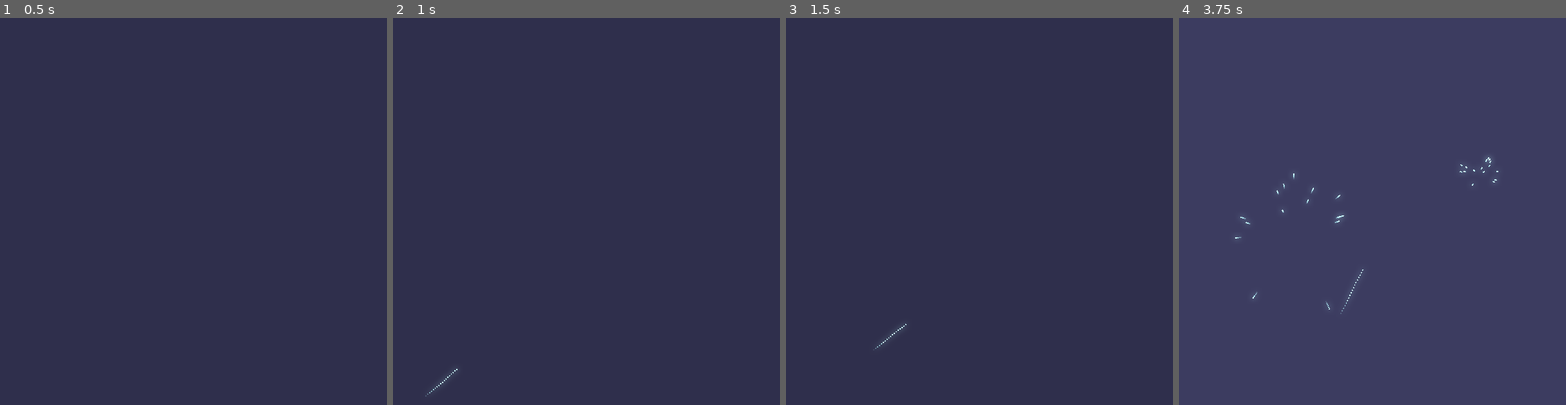
Above: before the commit, frames 1-4 (left to right).
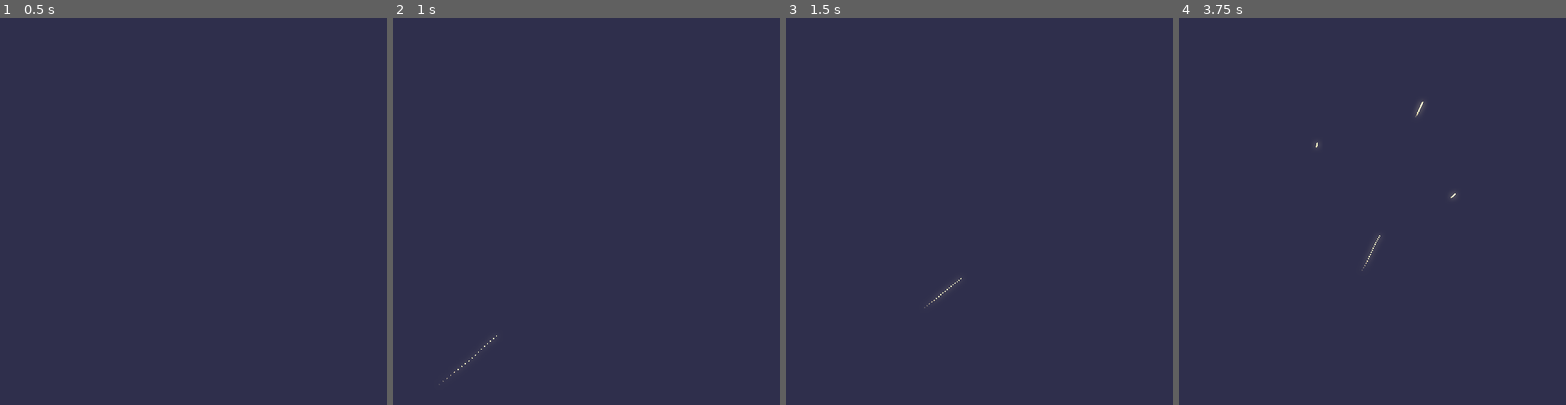
Above: after the commit, the same moments.

Repository: TripleCubes/AnimeSketch2023sSketchtoberDay19th
Game: Godot game, scene res://Scenes/main.tscn
The game is run twice, just before and just after one commit, with the same random seed, the same clock (stepped at 60 frames per second) and the same inputs.
Inputs (mouse positions are in pixels of both pictures, inside the frame that each line leads up to):
- Up to frame 1 (0.5 s): no input
- Up to frame 2 (1 s): tap Enter at 0.5 s; move the mouse to (671, 192) at 0.52 s; click (671, 192) at 0.6 s
- Up to frame 3 (1.5 s): move the mouse to (902, 230) at 1.27 s; tap 2 (KEY_2) at 1.35 s
- Up to frame 4 (3.75 s): click (1295, 230) at 1.55 s; move the mouse to (1411, 126) at 2.02 s; click (1411, 126) at 2.1 s; move the mouse to (1353, 288) at 2.77 s; click (1353, 288) at 2.85 s; move the mouse to (1488, 269) at 3.52 s; tap 2 (KEY_2) at 3.6 s

Frame 1 is identical in both runs. In frame 2, less than 0.1% of the frame differs, in the area x 8-27%, y 82-98%; in frame 3, less than 0.1%; in frame 4, 1.3%, in the area x 13-84%, y 21-77%.

Commit message:
Add gravity to depth 0 fireworks

Diff:
--- a/Fireworks/Scripts/Fireworks/firework_0.gd
+++ b/Fireworks/Scripts/Fireworks/firework_0.gd
@@ -15,7 +15,8 @@
 		dir = GF.rnd_dir_bias_up()
 
 	var firework: = BaseFirework.create(pos, dir, randf_range(200, 350), Color(1, 1, 1),
-										depth, exist_for_msec, randf_range(150, 350), randf_range(0.1, 0.5), 1.5,
+										depth, exist_for_msec, randf_range(Consts.MAX_FIREWORK_H, Consts.MIN_FIREWORK_H),
+										randf_range(0.1, 0.5), 1.5,
 										5,
 										Firework_0._firework_draw, Firework_0._firework_update)
 
@@ -29,7 +30,12 @@
 									Color(firework.color.r, firework.color.g, firework.color.b, opacity))
 
 static func _firework_update(_delta: float, firework: Dictionary) -> void:
-	firework.pos += firework.dir * _delta * firework.speed
+	var speed_mul: float = 1
+
+	if firework.depth == 0:
+		speed_mul = ((firework.pos.y - firework.pop_h) / 300) * 2 + 0.1
+
+	firework.pos += firework.dir * _delta * firework.speed * speed_mul
 
 	if firework.depth >= 1:
 		firework.pos += Vector2(0, firework.gravity * (float(Time.get_ticks_msec()) - firework.created_at_msec)) * _delta
@@ -37,7 +43,7 @@
 	if firework.depth == 0:
 		var angle: float = firework.pos.angle_to_point(firework.pos + firework.dir) + PI/2
 		var time: = float(Time.get_ticks_msec()) / 100
-		var wave: float = sin(time) * sin(time/2 + 0.5) * cos(time/3 + time) * 1.25
+		var wave: float = sin(time) * sin(time/2 + 0.5) * cos(time/3 + time) * 1.25 * speed_mul
 		firework.actual_pos = firework.pos + Vector2(wave, 0).rotated(angle)
 	else:
 		firework.actual_pos = firework.pos
--- a/Fireworks/Scripts/Fireworks/firework_1.gd
+++ b/Fireworks/Scripts/Fireworks/firework_1.gd
@@ -18,7 +18,8 @@
 		pos = in_pos_dir + dir * randf_range(10, 80)
 
 	var firework: = BaseFirework.create(pos, dir, speed, Color("FFEBA3"),
-										depth, exist_for_msec, randf_range(150, 350), randf_range(0.01, 0.05), 1,
+										depth, exist_for_msec, randf_range(Consts.MAX_FIREWORK_H, Consts.MIN_FIREWORK_H),
+										randf_range(0.01, 0.05), 1,
 										5,
 										Firework_1._firework_draw, Firework_1._firework_update)
 
@@ -35,8 +36,13 @@
 									Color(firework.color.r, firework.color.g, firework.color.b, opacity))
 
 static func _firework_update(_delta: float, firework: Dictionary) -> void:
+	var speed_mul: float = 1
+
+	if firework.depth == 0:
+		speed_mul = ((firework.pos.y - firework.pop_h) / 300) * 2 + 0.1
+
 	if firework.depth != 0 or firework.pos.y > firework.pop_h:
-		firework.pos += firework.dir * _delta * firework.speed
+		firework.pos += firework.dir * _delta * firework.speed * speed_mul
 
 	if firework.depth >= 1:
 		firework.pos += Vector2(0, firework.gravity * (float(Time.get_ticks_msec()) - firework.created_at_msec)) * _delta
@@ -44,7 +50,7 @@
 	if firework.depth == 0:
 		var angle: float = firework.pos.angle_to_point(firework.pos + firework.dir) + PI/2
 		var time: = float(Time.get_ticks_msec()) / 100
-		var wave: float = sin(time) * sin(time/2 + 0.5) * cos(time/3 + time) * 1.25
+		var wave: float = sin(time) * sin(time/2 + 0.5) * cos(time/3 + time) * 1.25 * speed_mul
 		firework.actual_pos = firework.pos + Vector2(wave, 0).rotated(angle)
 	else:
 		firework.actual_pos = firework.pos
@@ -70,7 +76,7 @@
 		firework.trail_created += 1
 
 static func _pop_firework(firework: Dictionary) -> void:
-	GF.wait(0.6, func():
+	GF.wait(0.5, func():
 		for i in randf_range(14, 20):
 			create_and_add(firework.depth + 1, firework.pos, randf_range(1000, 1500))
 
--- a/Fireworks/Scripts/Fireworks/firework_2.gd
+++ b/Fireworks/Scripts/Fireworks/firework_2.gd
@@ -18,7 +18,8 @@
 		pos = in_pos_dir + dir * randf_range(5, 30)
 
 	var firework: = BaseFirework.create(pos, dir, speed, Color("B2FFF2"),
-										depth, exist_for_msec, randf_range(150, 350), randf_range(0.01, 0.06), 1,
+										depth, exist_for_msec, randf_range(Consts.MAX_FIREWORK_H, Consts.MIN_FIREWORK_H),
+										randf_range(0.01, 0.06), 1,
 										5,
 										Firework_2._firework_draw, Firework_2._firework_update)
 
@@ -35,8 +36,13 @@
 									Color(firework.color.r, firework.color.g, firework.color.b, opacity))
 
 static func _firework_update(_delta: float, firework: Dictionary) -> void:
+	var speed_mul: float = 1
+
+	if firework.depth == 0:
+		speed_mul = ((firework.pos.y - firework.pop_h) / 300) * 2 + 0.1
+
 	if firework.depth != 0 or firework.pos.y > firework.pop_h:
-		firework.pos += firework.dir * _delta * firework.speed
+		firework.pos += firework.dir * _delta * firework.speed * speed_mul
 
 	if firework.depth >= 1:
 		firework.pos += Vector2(0, firework.gravity * (float(Time.get_ticks_msec()) - firework.created_at_msec)) * _delta
@@ -44,7 +50,7 @@
 	if firework.depth == 0:
 		var angle: float = firework.pos.angle_to_point(firework.pos + firework.dir) + PI/2
 		var time: = float(Time.get_ticks_msec()) / 100
-		var wave: float = sin(time) * sin(time/2 + 0.5) * cos(time/3 + time) * 1.25
+		var wave: float = sin(time) * sin(time/2 + 0.5) * cos(time/3 + time) * 1.25 * speed_mul
 		firework.actual_pos = firework.pos + Vector2(wave, 0).rotated(angle)
 	else:
 		firework.actual_pos = firework.pos
@@ -70,7 +76,7 @@
 		firework.trail_created += 1
 
 static func _pop_firework(firework: Dictionary) -> void:
-	GF.wait(0.6, func():
+	GF.wait(0.4, func():
 		for i in randf_range(14, 20):
 			create_and_add(firework.depth + 1, firework.pos, randf_range(1000, 1500))
 
--- a/Fireworks/Scripts/Fireworks/firework_3.gd
+++ b/Fireworks/Scripts/Fireworks/firework_3.gd
@@ -21,7 +21,8 @@
 		pos = in_pos_dir
 
 	var firework: = BaseFirework.create(pos, dir, speed, Color("B8FFAA"),
-										depth, exist_for_msec, randf_range(150, 350), randf_range(0.001, 0.006), 1,
+										depth, exist_for_msec, randf_range(Consts.MAX_FIREWORK_H, Consts.MIN_FIREWORK_H),
+										randf_range(0.001, 0.006), 1,
 										trail_delay_msec,
 										Firework_3._firework_draw, Firework_3._firework_update)
 
@@ -38,8 +39,13 @@
 									Color(firework.color.r, firework.color.g, firework.color.b, opacity))
 
 static func _firework_update(_delta: float, firework: Dictionary) -> void:
+	var speed_mul: float = 1
+
+	if firework.depth == 0:
+		speed_mul = ((firework.pos.y - firework.pop_h) / 300) * 2 + 0.1
+
 	if firework.depth != 0 or firework.pos.y > firework.pop_h:
-		firework.pos += firework.dir * _delta * firework.speed
+		firework.pos += firework.dir * _delta * firework.speed * speed_mul
 
 	if firework.depth >= 1:
 		firework.pos += Vector2(0, firework.gravity * (float(Time.get_ticks_msec()) - firework.created_at_msec)) * _delta
@@ -47,7 +53,7 @@
 	if firework.depth == 0:
 		var angle: float = firework.pos.angle_to_point(firework.pos + firework.dir) + PI/2
 		var time: = float(Time.get_ticks_msec()) / 100
-		var wave: float = sin(time) * sin(time/2 + 0.5) * cos(time/3 + time) * 1.25
+		var wave: float = sin(time) * sin(time/2 + 0.5) * cos(time/3 + time) * 1.25 * speed_mul
 		firework.actual_pos = firework.pos + Vector2(wave, 0).rotated(angle)
 	else:
 		firework.actual_pos = firework.pos
--- a/Fireworks/Scripts/Singletons/global_consts.gd
+++ b/Fireworks/Scripts/Singletons/global_consts.gd
@@ -6,3 +6,6 @@
 
 const INTENSITY_MUL: float = 1
 const BLUR_RANGE: float = 10
+
+const MAX_FIREWORK_H: float = 100
+const MIN_FIREWORK_H: float = 300
--- a/Fireworks/Scripts/main.gd
+++ b/Fireworks/Scripts/main.gd
@@ -10,7 +10,7 @@
 
 func _process(_delta):
 	if Input.is_action_just_pressed("MOUSE_LEFT"):
-		Firework_2.create_and_add(0, GF.mouse_pos())
+		Firework_1.create_and_add(0, GF.mouse_pos())
 
 	if Input.is_action_just_pressed("KEY_2"):
 		print(GV.firework_launcher.list.size())
